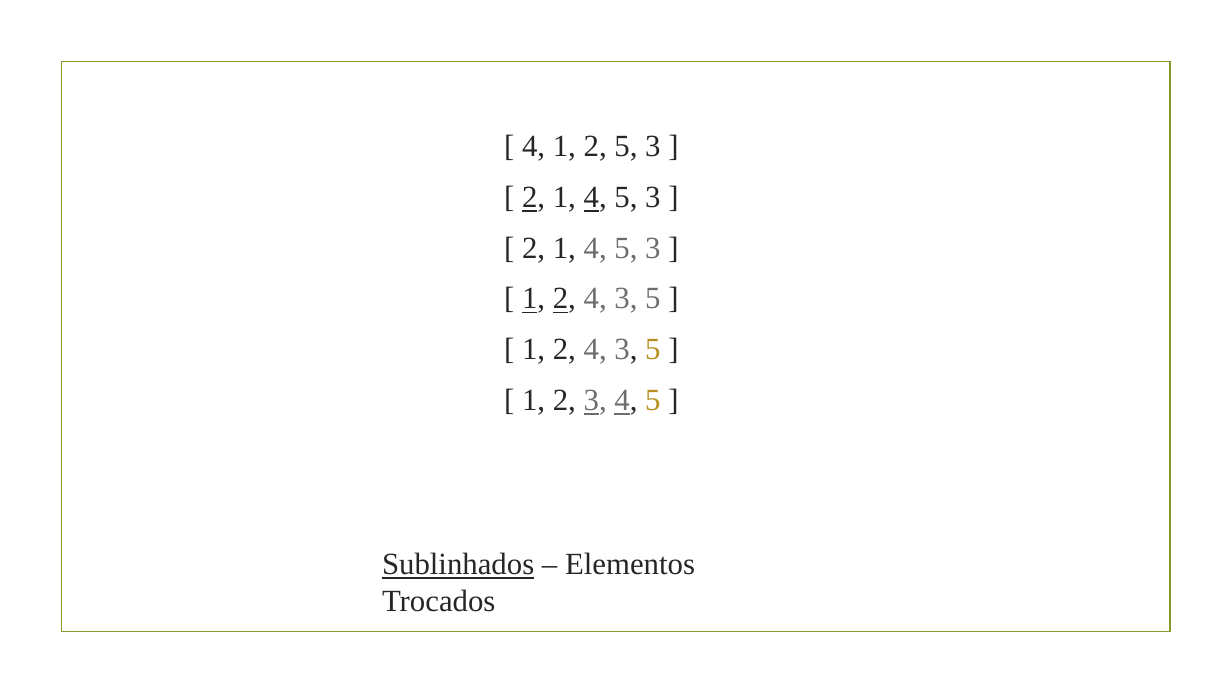
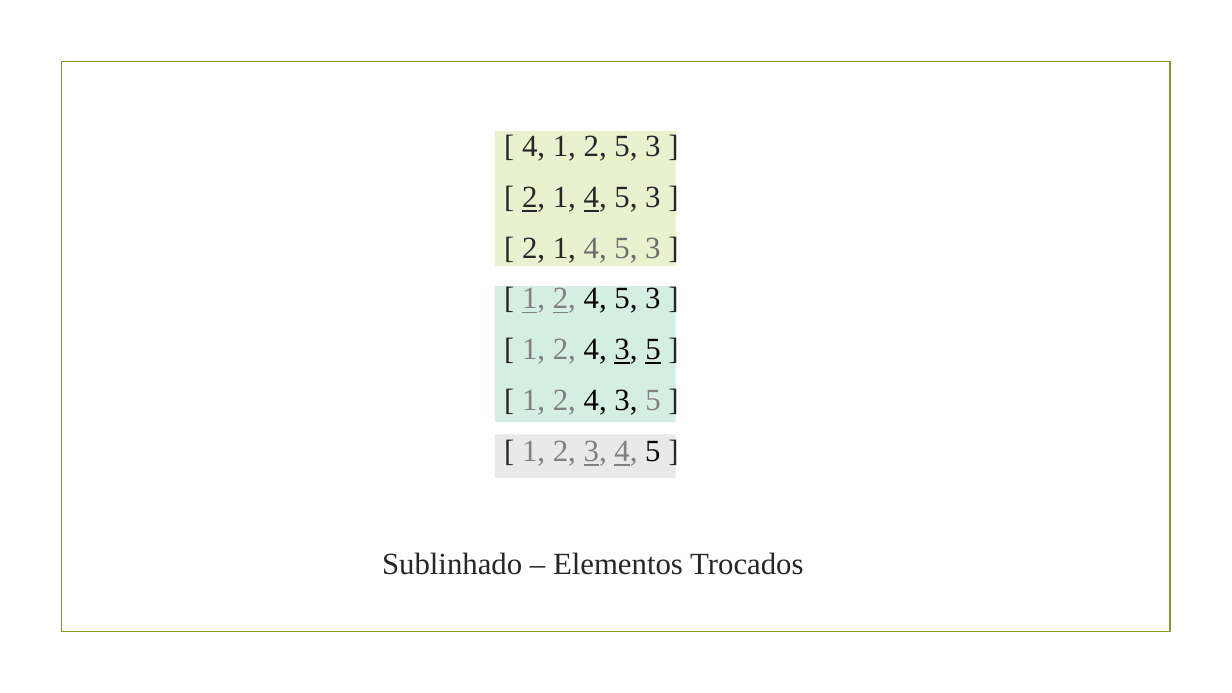
Before and after one commit to NunoOliv/PCP-Trabalho2_3, a slide deck: slide 3 of Apresentação.pptx. Drawn at 1232x693 pixels with LibreOffice and Linux fonts; fonts in the diff are those of the drawing; background and template pictures are left out. Boxes give left, top, right and bottom in pixels: in the first picture for what was removed or moved away, otherwise in the second. Text is boxed around its words. In the diff, an @@ line names an element or a change of style, - is before the commit and + after.

Commit message:
update

```diff
--- a/Apresentação.pptx
+++ b/Apresentação.pptx
@@ rectangle added at (x1=495, y1=131, x2=676, y2=266), fill #EAF1CE @@
@@ rectangle added at (x1=495, y1=287, x2=676, y2=422), fill #D4EEE3 @@
@@ text at (x1=522, y1=285, x2=660, y2=313): paragraph added @@
+[ 1, 2, 4, 5, 3 ]
@@ text at (x1=522, y1=338, x2=660, y2=466): text colour #262626 to #808080 in "1, 2,", "1, 2,", "1, 2, 4,"; text colour #6D6D6D to #000000 in "4, 3, 5", "4, 3,"; underline off in "1, 2,"; underline on in "3, 5"; text colour #262626 to #000000 in "3,"; text colour #B78E20 to #808080, text colour #B78E20 to #000000 in "5"; text colour #6D6D6D to #808080 in "3, 4," @@
@@ rectangle added at (x1=495, y1=434, x2=676, y2=478), fill #E9E9E9 @@
@@ text at (x1=382, y1=552, x2=803, y2=575): text changed @@
-Sublinhados – Elementos Trocados
+Sublinhado – Elementos Trocados
```
Also in this commit, not shown: 1 other slide changed, 1 slide added.
